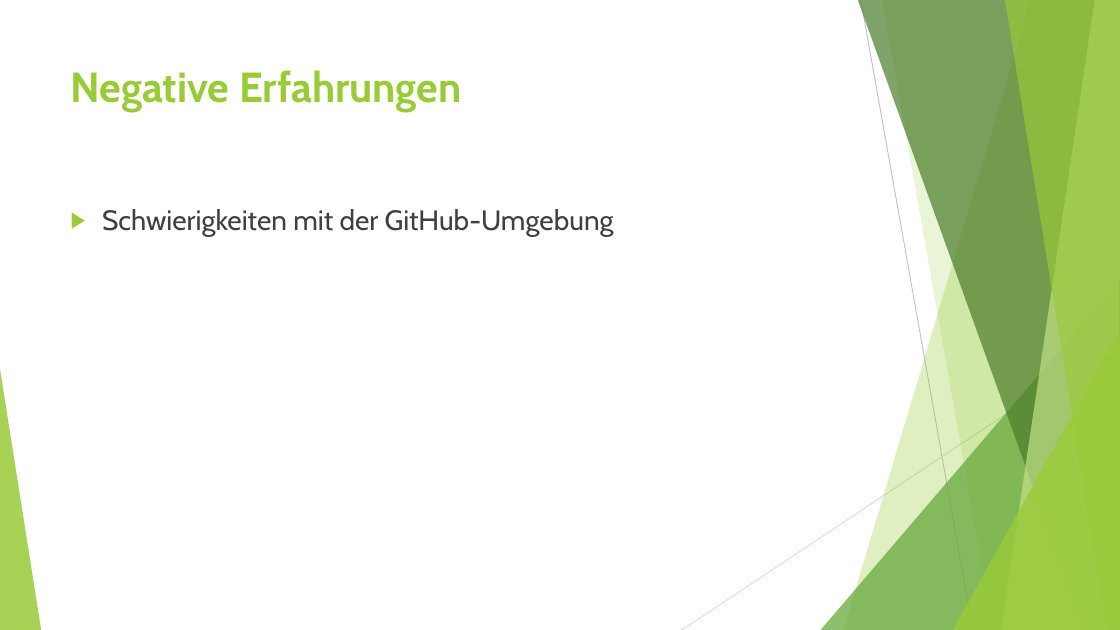
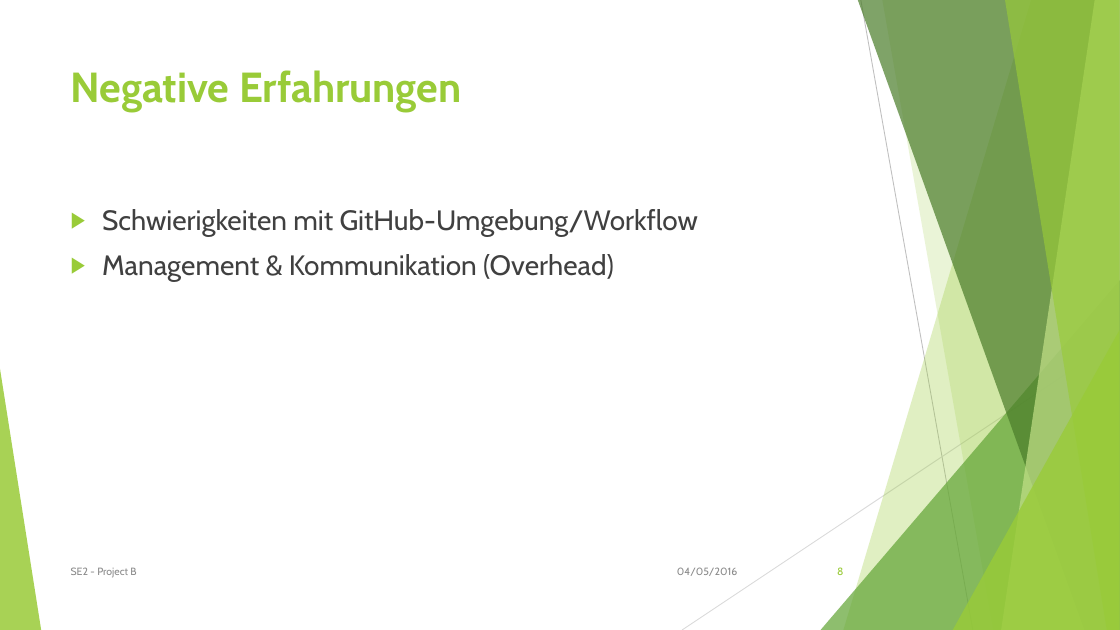
Before and after one commit to MrMudskip/SS16_SE2_Project_B, a slide deck: slide 8 of Präsentation_Project.pptx. Drawn at 1120x630 pixels with LibreOffice and Linux fonts; fonts in the diff are those of the drawing. Boxes give left, top, right and bottom in pixels: in the first picture for what was removed or moved away, otherwise in the second. Text is boxed around its words. In the diff, an @@ line names an element or a change of style, - is before the commit and + after.

```diff
--- a/Präsentation_Project.pptx
+++ b/Präsentation_Project.pptx
@@ text at (x1=102, y1=209, x2=699, y2=282): text changed @@
-▶ Schwierigkeiten mit der GitHub-Umgebung
+▶ Schwierigkeiten mit GitHub-Umgebung/Workflow
+▶ Management & Kommunikation (Overhead)
@@ text added at (x1=71, y1=567, x2=136, y2=578), 9 pt, text #8C8C8C @@
+SE2 - Project B
@@ text added at (x1=677, y1=567, x2=737, y2=576), 9 pt, text #8C8C8C @@
+04/05/2016
@@ page number added at (x1=837, y1=567, x2=843, y2=575), 9 pt, text #99CB38 @@
+8
```
Also in this commit, not shown: 7 other slides changed, 2 other files.
